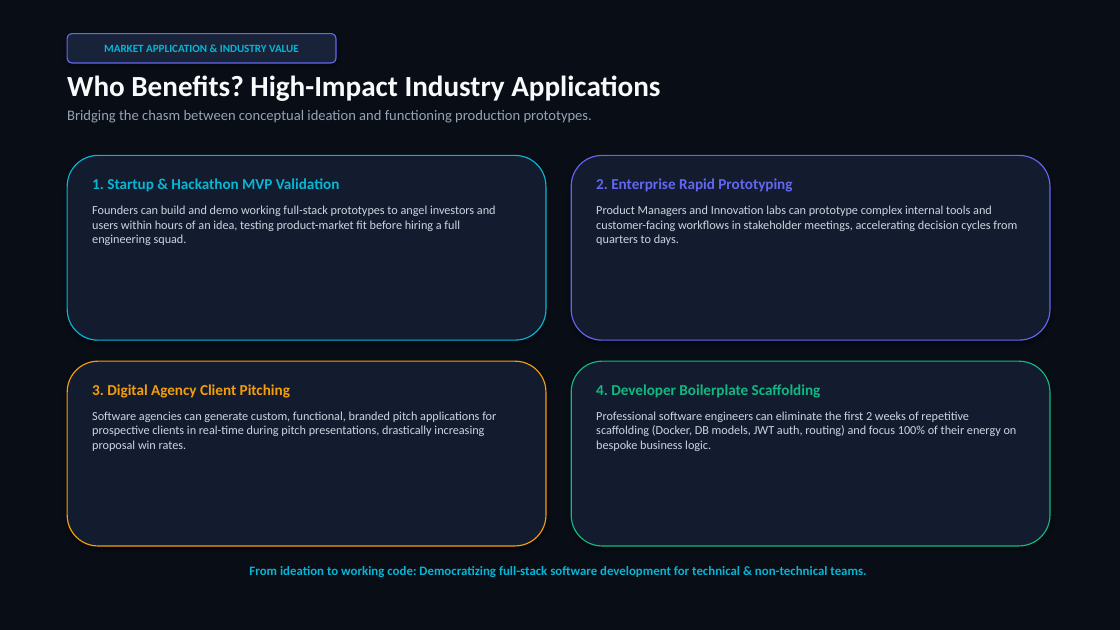
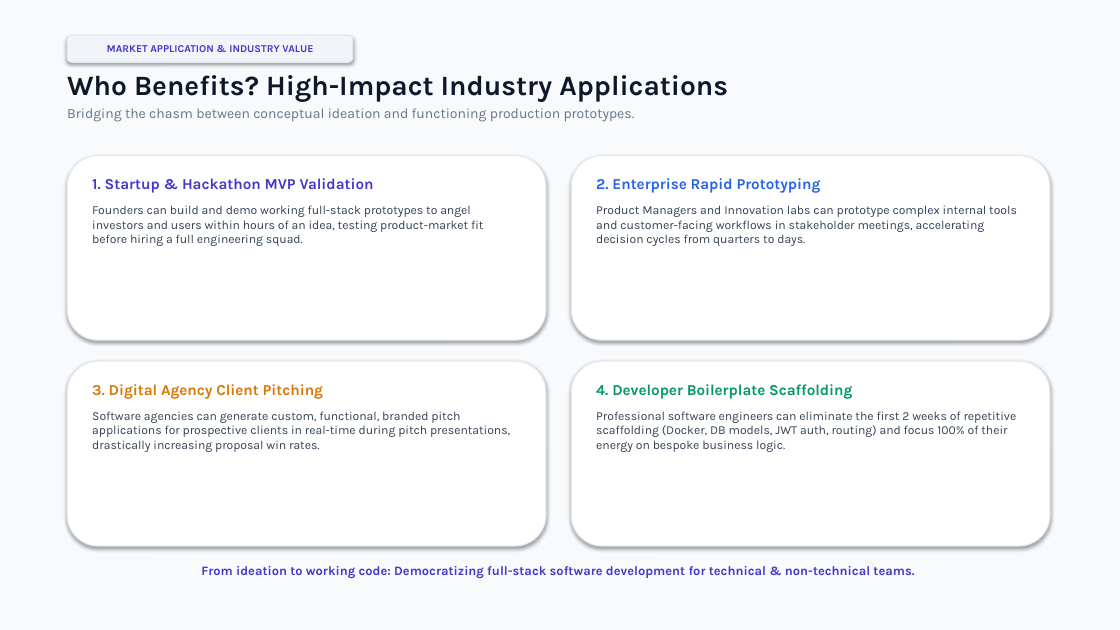
Before and after one commit to amohdanas125/AI-Coding-Team-autonomous-multi-agent-platform, a slide deck: slide 11 of ai-coding-team/AI_Coding_Team_Project_Presentation.pptx. Drawn at 1120x630 pixels with LibreOffice and Linux fonts; fonts in the diff are those of the drawing. Boxes give left, top, right and bottom in pixels: in the first picture for what was removed or moved away, otherwise in the second. Text is boxed around its words. In the diff, an @@ line names an element or a change of style, - is before the commit and + after.

Commit message:
docs: redesign PPTX to clean executive light theme with browser mockups and detailed tool mapping

```diff
--- a/ai-coding-team/AI_Coding_Team_Project_Presentation.pptx
+++ b/ai-coding-team/AI_Coding_Team_Project_Presentation.pptx
@@ rectangle at [0,0,1120,630]: fill #090D16 to #F8FAFC @@
@@ rounded rectangle "MARKET APPLICATION & INDUSTRY VALUE": place and size @@
-rounded rectangle "MARKET APPLICATION & INDUSTRY VALUE" at [67,34,336,63]
+rounded rectangle "MARKET APPLICATION & INDUSTRY VALUE" at [67,35,353,62]
@@ rounded rectangle "MARKET APPLICATION & INDUSTRY VALUE" at [67,35,353,62]: size 9.5 to 9 pt, font Calibri to Karla, text colour #06B6D4 to #4338CA; fill #182238 to #F1F5F9; outline #6366F1 1 pt to #E2E8F0 1 pt @@
@@ text "Who Benefits? High-Impact Industry Applications" at [67,75,728,122]: size 25 to 24 pt, text colour #F8FAFC to #0F172A in "Who Benefits? High-Impact Industry Applications"; font Calibri to Karla; size 12.5 to 12 pt, text colour #94A3B8 to #64748B in "Bridging the chasm between conceptual ideation and ..." @@
@@ rounded rectangle at [67,155,546,340]: fill #131C2E to #FFFFFF; outline #06B6D4 1 pt to #E2E8F0 1 pt @@
@@ text "1. Startup & Hackathon MVP ..." at [92,178,483,246]: font Calibri to Karla; text colour #06B6D4 to #4338CA in "1. Startup & Hackathon MVP Validation"; text colour #CBD5E1 to #334155 in "Founders can build and demo working full-stack ..." @@
@@ rounded rectangle at [571,155,1050,340]: fill #131C2E to #FFFFFF; outline #6366F1 1 pt to #E2E8F0 1 pt @@
@@ text "2. Enterprise Rapid Prototyping" at [596,178,1017,246]: font Calibri to Karla; text colour #6366F1 to #2563EB in "2. Enterprise Rapid Prototyping"; text colour #CBD5E1 to #334155 in "Product Managers and Innovation labs can prototype ..." @@
@@ rounded rectangle at [67,361,546,546]: fill #131C2E to #FFFFFF; outline #F59E0B 1 pt to #E2E8F0 1 pt @@
@@ text "3. Digital Agency Client Pitching" at [92,384,510,452]: font Calibri to Karla; text colour #F59E0B to #D97706 in "3. Digital Agency Client Pitching"; text colour #CBD5E1 to #334155 in "Software agencies can generate custom, functional, branded ..." @@
@@ rounded rectangle at [571,361,1050,546]: fill #131C2E to #FFFFFF; outline #10B981 1 pt to #E2E8F0 1 pt @@
@@ text "4. Developer Boilerplate Scaffolding" at [596,384,1017,452]: font Calibri to Karla; text colour #10B981 to #059669 in "4. Developer Boilerplate Scaffolding"; text colour #CBD5E1 to #334155 in "Professional software engineers can eliminate the first ..." @@
@@ text "From ideation to working code: ..." at [201,566,914,578]: font Calibri to Karla, text colour #06B6D4 to #4338CA @@
```
Also in this commit, not shown: 9 other slides changed, 2 slides added, 2 slides removed, 1 other file.
